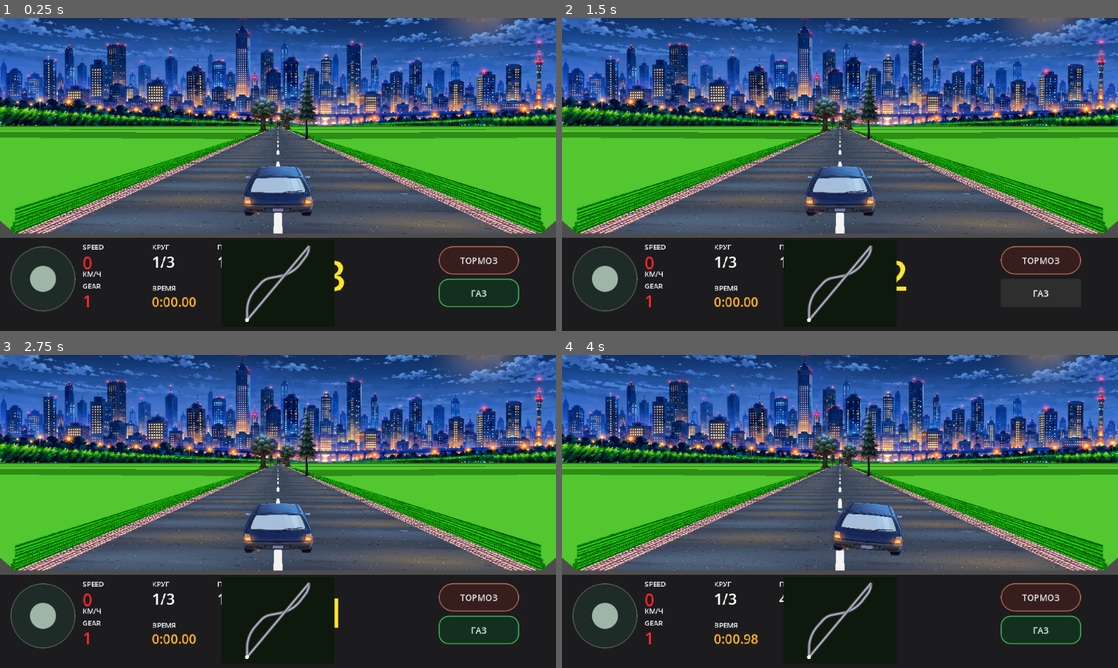
Above: before the commit, frames 1-4 (two rows, left to right).
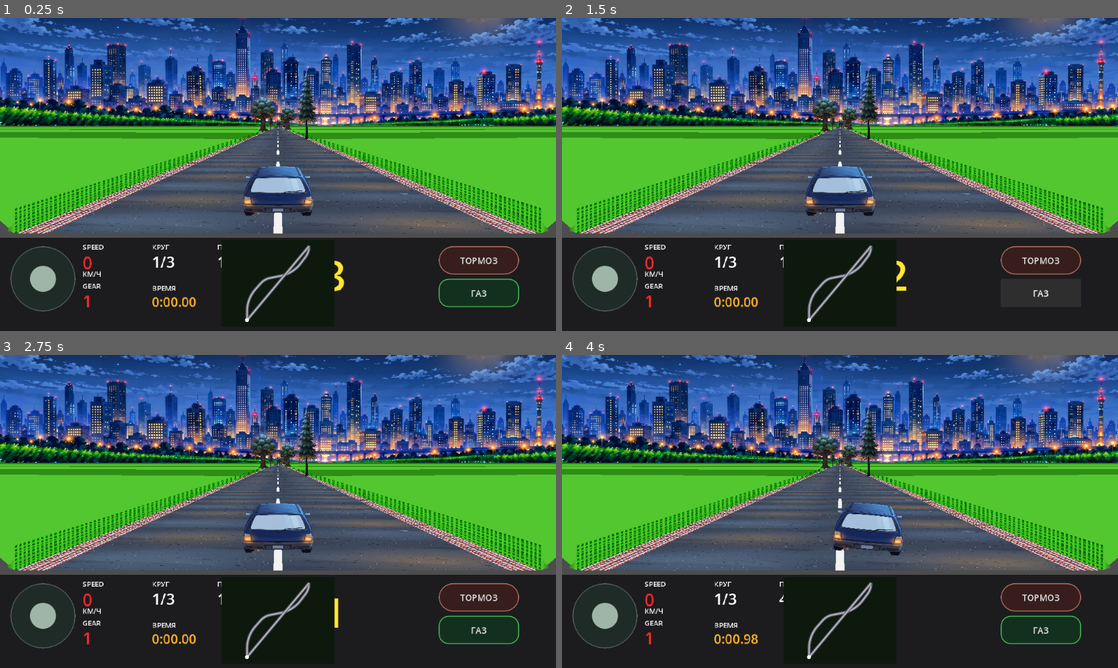
Above: after the commit, the same moments.

Repository: masterofmagic234/Arkon
Game: Godot game, scene res://scenes/level2_pseudo3d.tscn
Two runs of this game, one before a commit and one after it. Both use one fixed random seed, a clock stepped at 60 frames per second and the inputs below.
Inputs (mouse positions are in pixels of both pictures, inside the frame that each line leads up to):
- Up to frame 1 (0.25 s): no input
- Up to frame 2 (1.5 s): click "ТОРМОЗ" at 0.5 s; click "ГАЗ" at 1.25 s
- Up to frame 3 (2.75 s): tap Enter at 2 s; move the mouse to (400, 495) at 2.02 s; hold D (race_right) from 2.03 s (still down); click (400, 495) at 2.17 s
- Up to frame 4 (4 s): release D (race_right) at 2.75 s; tap Space at 2.75 s; drag from (728, 527) to (812, 574) at 2.77 s; tap Enter at 3.5 s; move the mouse to (895, 442) at 3.52 s; hold D (race_right) from 3.53 s (still down)

The runs differ from the first frame. In frame 1, 2.3% of the frame differs, in the area x 1-99%, y 34-69%; in frame 2, 2.3%; in frame 3, 2.3%; in frame 4, 2.3%.

Commit message:
Add optimized layered roadside grass walls

Diff:
--- a/scripts/race_renderer_pseudo3d.gd
+++ b/scripts/race_renderer_pseudo3d.gd
@@ -18,6 +18,7 @@
 const ASPHALT_UV_PER_SEGMENT: float = 0.32
 const GRASS_WORLD_UV_SCALE: float = 0.04
 const ROAD_STEP: int = 2
+const GRASS_WALL_STEP: int = 4
 
 const COL_SKY_TOP := Color(0.35, 0.55, 1.00)
 const COL_SKY_BOTTOM := Color(0.60, 0.78, 1.00)
@@ -329,157 +330,90 @@
             draw_colored_polygon(right_field, field_color)
 
             # ---------------------------------------------------------------
-            # 2) Main vertical wall immediately beside the road
+            # 2) Multiple roadside walls / terraces
             # ---------------------------------------------------------------
-            var main_wall_offset_i: float = 7.0 * scale_i
-            var main_wall_offset_j: float = 7.0 * scale_j
-            # The first wall was only 68 world units high. With the
-            # current camera scale that is ~10 px at the near plane, so it
-            # practically disappeared. These heights make the vertical walls
-            # visibly rise from the road while still shrinking into the horizon.
-            var main_wall_h_i: float = 420.0 * scale_i
-            var main_wall_h_j: float = 420.0 * scale_j
-
-            var main_l0_x: float = road_l0.x - main_wall_offset_i
-            var main_l1_x: float = road_l1.x - main_wall_offset_j
-            var main_r0_x: float = road_r0.x + main_wall_offset_i
-            var main_r1_x: float = road_r1.x + main_wall_offset_j
-
-            var main_left := PackedVector2Array([
-                Vector2(main_l0_x, road_l0.y),
-                Vector2(main_l0_x, road_l0.y - main_wall_h_i),
-                Vector2(main_l1_x, road_l1.y - main_wall_h_j),
-                Vector2(main_l1_x, road_l1.y)
-            ])
-            var main_right := PackedVector2Array([
-                Vector2(main_r0_x, road_r0.y),
-                Vector2(main_r0_x, road_r0.y - main_wall_h_i),
-                Vector2(main_r1_x, road_r1.y - main_wall_h_j),
-                Vector2(main_r1_x, road_r1.y)
-            ])
-
-            # ---------------------------------------------------------------
-            # 3) Two smaller rear terraces: still vertical walls, but lower
-            # ---------------------------------------------------------------
-            var rear1_offset_i: float = 38.0 * scale_i
-            var rear1_offset_j: float = 38.0 * scale_j
-            var rear1_base_i: float = 12.0 * scale_i
-            var rear1_base_j: float = 12.0 * scale_j
-            var rear1_h_i: float = 180.0 * scale_i
-            var rear1_h_j: float = 180.0 * scale_j
-
-            var rear1_left := PackedVector2Array([
-                Vector2(road_l0.x - rear1_offset_i, road_l0.y - rear1_base_i),
-                Vector2(road_l0.x - rear1_offset_i, road_l0.y - rear1_base_i - rear1_h_i),
-                Vector2(road_l1.x - rear1_offset_j, road_l1.y - rear1_base_j - rear1_h_j),
-                Vector2(road_l1.x - rear1_offset_j, road_l1.y - rear1_base_j)
-            ])
-            var rear1_right := PackedVector2Array([
-                Vector2(road_r0.x + rear1_offset_i, road_r0.y - rear1_base_i),
-                Vector2(road_r0.x + rear1_offset_i, road_r0.y - rear1_base_i - rear1_h_i),
-                Vector2(road_r1.x + rear1_offset_j, road_r1.y - rear1_base_j - rear1_h_j),
-                Vector2(road_r1.x + rear1_offset_j, road_r1.y - rear1_base_j)
-            ])
-
-            var rear2_offset_i: float = 72.0 * scale_i
-            var rear2_offset_j: float = 72.0 * scale_j
-            var rear2_base_i: float = 20.0 * scale_i
-            var rear2_base_j: float = 20.0 * scale_j
-            var rear2_h_i: float = 90.0 * scale_i
-            var rear2_h_j: float = 90.0 * scale_j
-
-            var rear2_left := PackedVector2Array([
-                Vector2(road_l0.x - rear2_offset_i, road_l0.y - rear2_base_i),
-                Vector2(road_l0.x - rear2_offset_i, road_l0.y - rear2_base_i - rear2_h_i),
-                Vector2(road_l1.x - rear2_offset_j, road_l1.y - rear2_base_j - rear2_h_j),
-                Vector2(road_l1.x - rear2_offset_j, road_l1.y - rear2_base_j)
-            ])
-            var rear2_right := PackedVector2Array([
-                Vector2(road_r0.x + rear2_offset_i, road_r0.y - rear2_base_i),
-                Vector2(road_r0.x + rear2_offset_i, road_r0.y - rear2_base_i - rear2_h_i),
-                Vector2(road_r1.x + rear2_offset_j, road_r1.y - rear2_base_j - rear2_h_j),
-                Vector2(road_r1.x + rear2_offset_j, road_r1.y - rear2_base_j)
-            ])
-
-            if grass_texture != null:
-                var wall_v_i: float = -absolute_seg_i * 3.2
-                var wall_v_j: float = -absolute_seg_j * 3.2
-                var wall_top_v_i: float = wall_v_i - 0.9
-                var wall_top_v_j: float = wall_v_j - 0.9
-
-                var wall_cols := PackedColorArray([
-                    grass_tint, grass_tint, grass_tint, grass_tint
-                ])
-
-                var main_left_uvs := PackedVector2Array([
-                    Vector2(-0.48, wall_v_i),
-                    Vector2(0.48, wall_top_v_i),
-                    Vector2(0.48, wall_top_v_j),
-                    Vector2(-0.48, wall_v_j)
-                ])
-                var main_right_uvs := PackedVector2Array([
-                    Vector2(0.48, wall_v_i),
-                    Vector2(-0.48, wall_top_v_i),
-                    Vector2(-0.48, wall_top_v_j),
-                    Vector2(0.48, wall_v_j)
-                ])
-
-                draw_polygon(main_left, wall_cols, main_left_uvs, grass_texture)
-                draw_polygon(main_right, wall_cols, main_right_uvs, grass_texture)
-
-                var rear1_v_i: float = -absolute_seg_i * 2.6
-                var rear1_v_j: float = -absolute_seg_j * 2.6
-                var rear1_cols := PackedColorArray([
-                    grass_tint.darkened(0.12),
-                    grass_tint.darkened(0.12),
-                    grass_tint.darkened(0.12),
-                    grass_tint.darkened(0.12)
-                ])
-                var rear1_uvs_l := PackedVector2Array([
-                    Vector2(-0.34, rear1_v_i),
-                    Vector2(0.34, rear1_v_i - 0.5),
-                    Vector2(0.34, rear1_v_j - 0.5),
-                    Vector2(-0.34, rear1_v_j)
-                ])
-                var rear1_uvs_r := PackedVector2Array([
-                    Vector2(0.34, rear1_v_i),
-                    Vector2(-0.34, rear1_v_i - 0.5),
-                    Vector2(-0.34, rear1_v_j - 0.5),
-                    Vector2(0.34, rear1_v_j)
-                ])
-                draw_polygon(rear1_left, rear1_cols, rear1_uvs_l, grass_texture)
-                draw_polygon(rear1_right, rear1_cols, rear1_uvs_r, grass_texture)
-
-                var rear2_v_i: float = -absolute_seg_i * 2.0
-                var rear2_v_j: float = -absolute_seg_j * 2.0
-                var rear2_cols := PackedColorArray([
-                    grass_tint.darkened(0.20),
-                    grass_tint.darkened(0.20),
-                    grass_tint.darkened(0.20),
-                    grass_tint.darkened(0.20)
-                ])
-                var rear2_uvs_l := PackedVector2Array([
-                    Vector2(-0.28, rear2_v_i),
-                    Vector2(0.28, rear2_v_i - 0.35),
-                    Vector2(0.28, rear2_v_j - 0.35),
-                    Vector2(-0.28, rear2_v_j)
-                ])
-                var rear2_uvs_r := PackedVector2Array([
-                    Vector2(0.28, rear2_v_i),
-                    Vector2(-0.28, rear2_v_i - 0.35),
-                    Vector2(-0.28, rear2_v_j - 0.35),
-                    Vector2(0.28, rear2_v_j)
-                ])
-                draw_polygon(rear2_left, rear2_cols, rear2_uvs_l, grass_texture)
-                draw_polygon(rear2_right, rear2_cols, rear2_uvs_r, grass_texture)
-            else:
-                var wall_color := grass_tint
-                draw_colored_polygon(main_left, wall_color)
-                draw_colored_polygon(main_right, wall_color)
-                draw_colored_polygon(rear1_left, wall_color.darkened(0.12))
-                draw_colored_polygon(rear1_right, wall_color.darkened(0.12))
-                draw_colored_polygon(rear2_left, wall_color.darkened(0.20))
-                draw_colored_polygon(rear2_right, wall_color.darkened(0.20))
+            # The reference has several parallel green banks behind the first
+            # wall. Keep that layered look, but render the banks at half the
+            # road mesh density and texture only the nearest bank. The farther
+            # banks are solid-color geometry: they are visually cheap and do
+            # not multiply filtered texture samples on mobile GPUs.
+            #
+            # Road stays at ROAD_STEP=2. Grass walls use GRASS_WALL_STEP=4.
+            # This is deliberate: the wall is broad scenery, so a slightly
+            # coarser longitudinal mesh is practically invisible while cutting
+            # the number of wall polygons substantially.
+            if posmod(gi, GRASS_WALL_STEP) == 0:
+                var wall_scale_i: float = CAMERA_DEPTH / dz_i
+                var wall_scale_j: float = CAMERA_DEPTH / dz_j
+
+                # Each tier is a vertical bank farther away from the road.
+                # Tier 0 is the only textured bank; tiers 1..4 create the
+                # repeated stepped field visible in the reference.
+                var tier_offsets := [7.0, 28.0, 55.0, 86.0, 122.0]
+                var tier_bases := [0.0, 8.0, 16.0, 24.0, 32.0]
+                var tier_heights := [420.0, 250.0, 150.0, 90.0, 55.0]
+
+                for tier in range(tier_offsets.size() - 1, -1, -1):
+                    var offset_i: float = float(tier_offsets[tier]) * wall_scale_i
+                    var offset_j: float = float(tier_offsets[tier]) * wall_scale_j
+                    var base_i: float = float(tier_bases[tier]) * wall_scale_i
+                    var base_j: float = float(tier_bases[tier]) * wall_scale_j
+                    var wall_h_i: float = float(tier_heights[tier]) * wall_scale_i
+                    var wall_h_j: float = float(tier_heights[tier]) * wall_scale_j
+
+                    var left_wall := PackedVector2Array([
+                        Vector2(road_l0.x - offset_i, road_l0.y - base_i),
+                        Vector2(road_l0.x - offset_i, road_l0.y - base_i - wall_h_i),
+                        Vector2(road_l1.x - offset_j, road_l1.y - base_j - wall_h_j),
+                        Vector2(road_l1.x - offset_j, road_l1.y - base_j)
+                    ])
+                    var right_wall := PackedVector2Array([
+                        Vector2(road_r0.x + offset_i, road_r0.y - base_i),
+                        Vector2(road_r0.x + offset_i, road_r0.y - base_i - wall_h_i),
+                        Vector2(road_r1.x + offset_j, road_r1.y - base_j - wall_h_j),
+                        Vector2(road_r1.x + offset_j, road_r1.y - base_j)
+                    ])
+
+                    var tier_tint: Color = grass_tint
+                    if tier == 0:
+                        tier_tint = grass_tint
+                    elif tier == 1:
+                        tier_tint = grass_tint.darkened(0.08)
+                    elif tier == 2:
+                        tier_tint = grass_tint.darkened(0.16)
+                    elif tier == 3:
+                        tier_tint = grass_tint.darkened(0.24)
+                    else:
+                        tier_tint = grass_tint.darkened(0.32)
+
+                    if grass_texture != null and tier == 0:
+                        # Only the nearest wall uses the grass texture. UVs are
+                        # world-anchored, so the texture remains stable while
+                        # the player advances.
+                        var wall_v_i: float = -absolute_seg_i * 3.2
+                        var wall_v_j: float = -absolute_seg_j * 3.2
+                        var wall_top_v_i: float = wall_v_i - 0.9
+                        var wall_top_v_j: float = wall_v_j - 0.9
+                        var wall_cols := PackedColorArray([
+                            grass_tint, grass_tint, grass_tint, grass_tint
+                        ])
+                        var left_uvs := PackedVector2Array([
+                            Vector2(-0.48, wall_v_i),
+                            Vector2(0.48, wall_top_v_i),
+                            Vector2(0.48, wall_top_v_j),
+                            Vector2(-0.48, wall_v_j)
+                        ])
+                        var right_uvs := PackedVector2Array([
+                            Vector2(0.48, wall_v_i),
+                            Vector2(-0.48, wall_top_v_i),
+                            Vector2(-0.48, wall_top_v_j),
+                            Vector2(0.48, wall_v_j)
+                        ])
+                        draw_polygon(left_wall, wall_cols, left_uvs, grass_texture)
+                        draw_polygon(right_wall, wall_cols, right_uvs, grass_texture)
+                    else:
+                        draw_colored_polygon(left_wall, tier_tint)
+                        draw_colored_polygon(right_wall, tier_tint)
         gi -= ROAD_STEP
 
     # Asphalt: continuous world-space V coordinates with a deliberately
